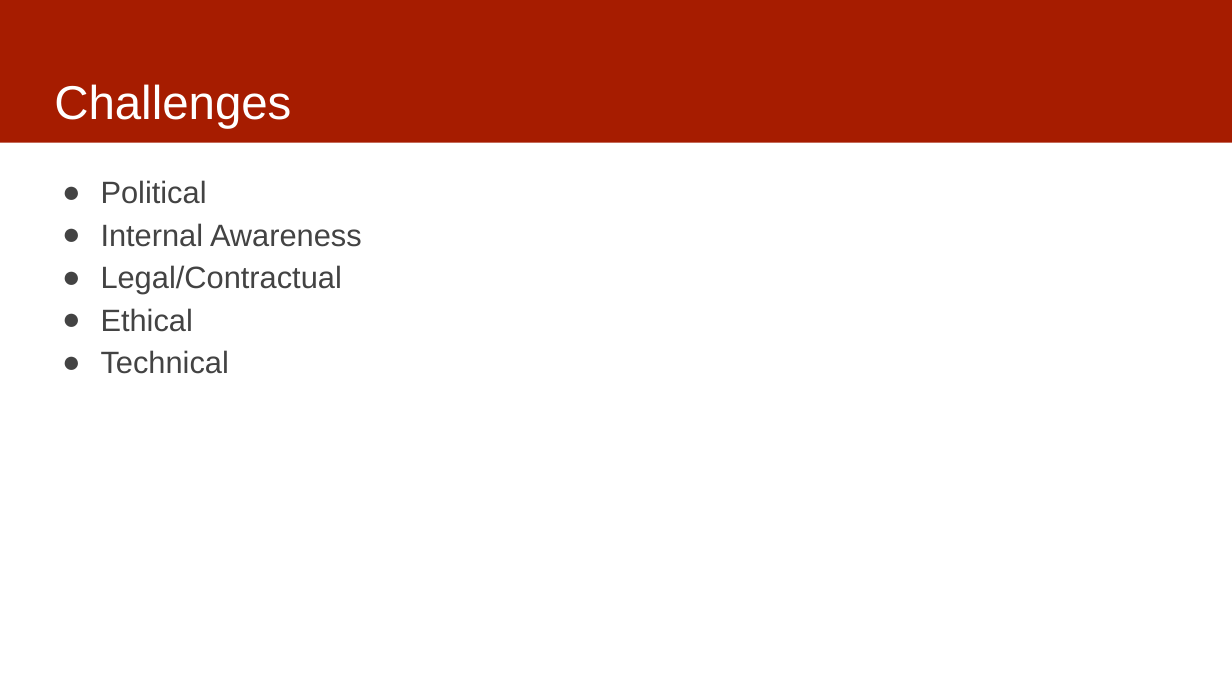
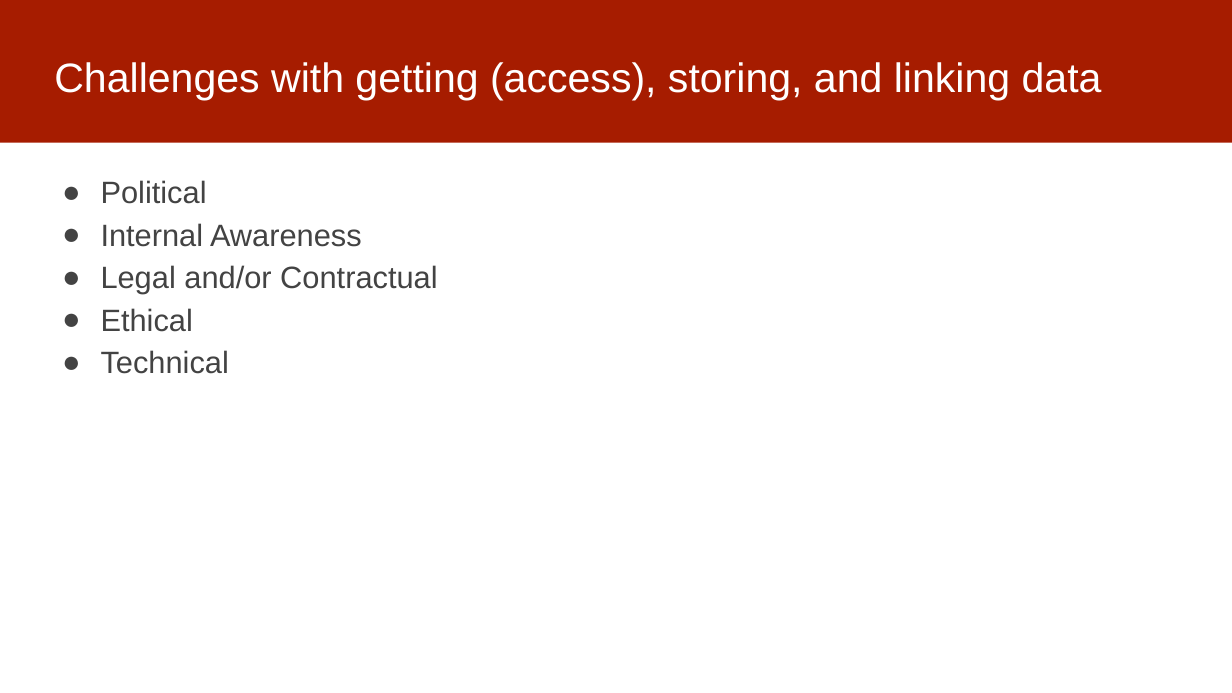
Before and after one commit to dssg/MLinPractice, a slide deck: slide 14 of Lectures/Lecture3-Data.pptx (slide 7 before the commit). Drawn at 1232x693 pixels with LibreOffice and Linux fonts; fonts in the diff are those of the drawing. Boxes give left, top, right and bottom in pixels: in the first picture for what was removed or moved away, otherwise in the second. Text is boxed around its words. In the diff, an @@ line names an element or a change of style, - is before the commit and + after.

```diff
--- a/Lectures/Lecture3-Data.pptx
+++ b/Lectures/Lecture3-Data.pptx
@@ title at box(54, 62, 1102, 100): text changed; size 37 to 32 pt @@
-Challenges
+Challenges with getting (access), storing, and linking data
@@ text at box(101, 265, 437, 294): text changed @@
-● Legal/Contractual
+● Legal and/or Contractual
```
Also in this commit, not shown: 1 other slide changed, 13 slides added.
